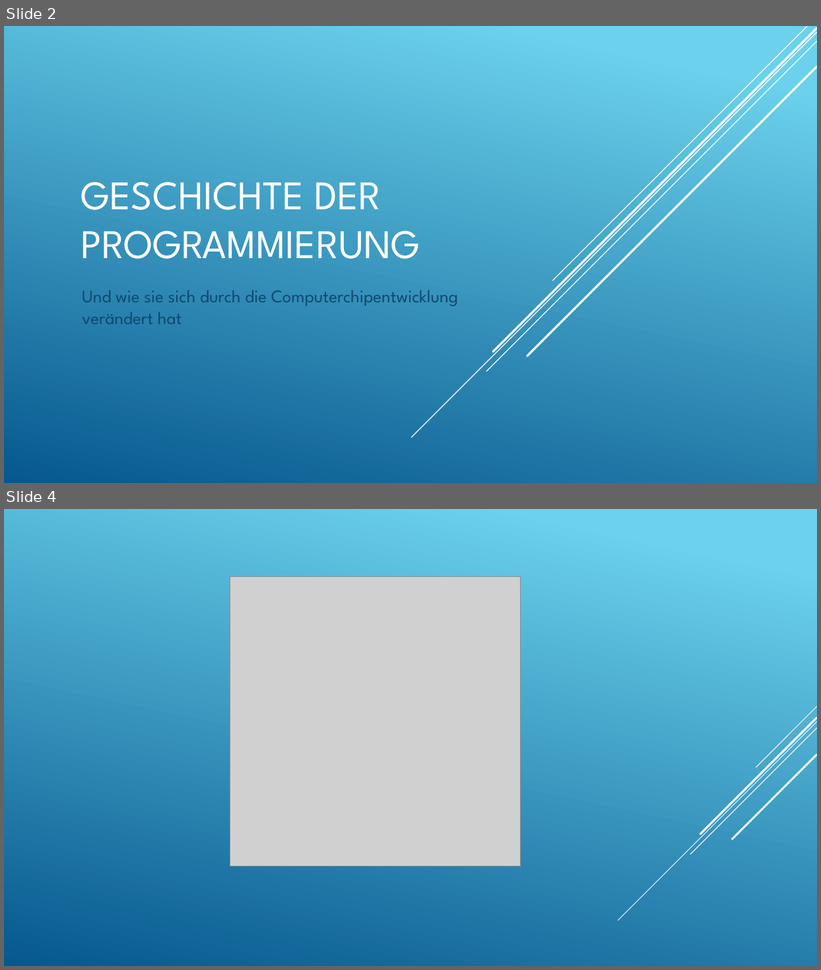
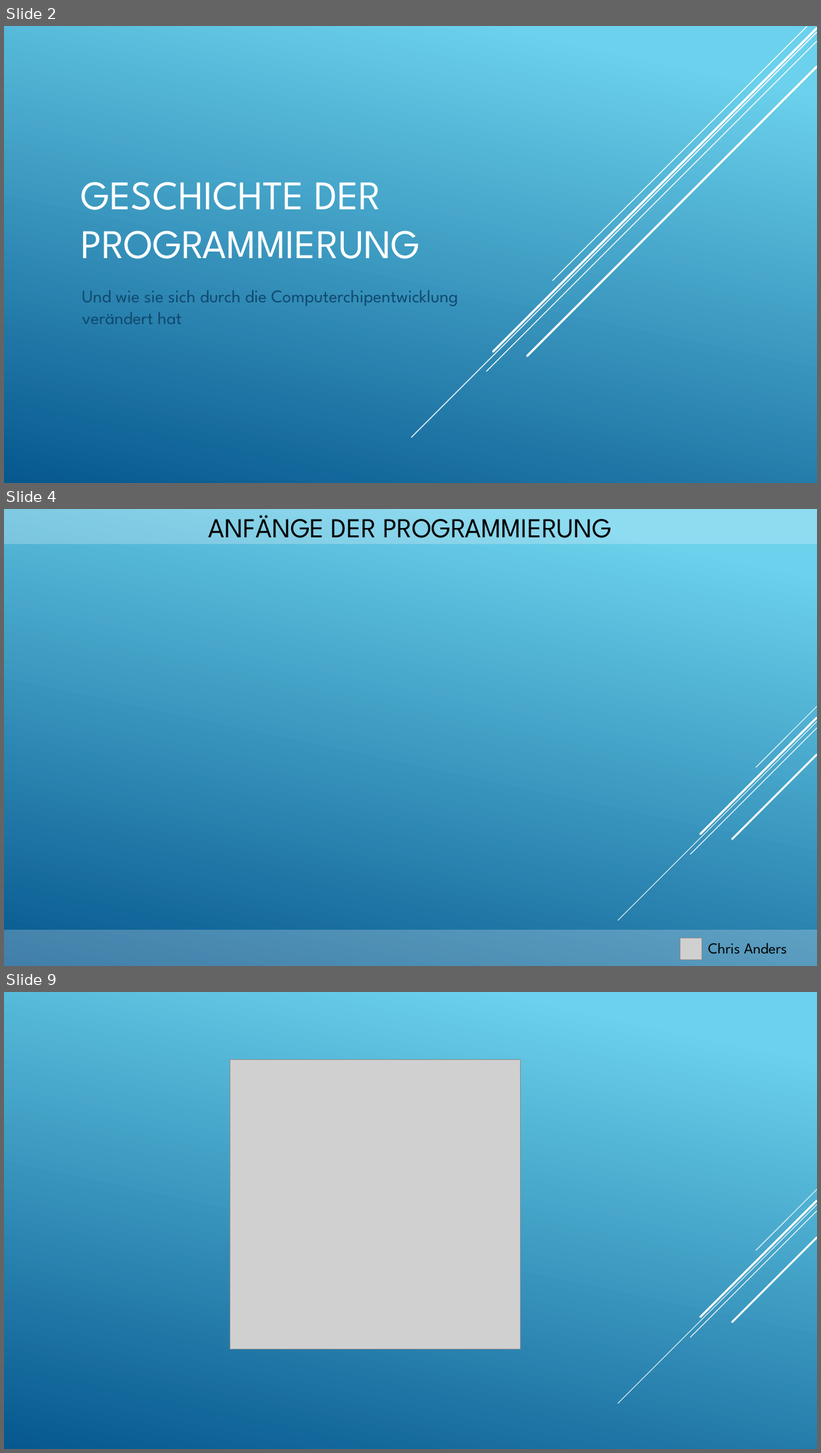
Before and after one commit to furesoft/MimaSim, a slide deck: Präsentation_Projektarbeit.pptx. Shown one above the other, each under a label of ours: slides 2 and 4 before the commit, slides 2, 4 and 9 after it; the slides between them are not shown. The pictures are 821x970 and 821x1453 pixels, drawn with LibreOffice and Linux fonts; fonts in the diff are those of the drawing; grey boxes stand for pictures. Boxes give left, top, right and bottom in pixels: in the first picture for what was removed or moved away, otherwise in the second. Text is boxed around its words. In the diff, an @@ line names an element or a change of style, - is before the commit and + after.

```diff
--- a/Präsentation_Projektarbeit.pptx
+++ b/Präsentation_Projektarbeit.pptx
@@ slide 4 added at bbox=[4, 509, 817, 966], background gradient #6ED2EB to #06588E; not listed: 5 template elements that a slide beside it also shows @@
@@ rectangle added at bbox=[4, 509, 817, 544], fill #FFFFFF at 24% opacity @@
@@ title added at bbox=[209, 515, 612, 546], 32.4 pt, text #000000 @@
+ANFÄNGE DER PROGRAMMIERUNG
@@ rectangle added at bbox=[4, 931, 817, 966], fill #FFFFFF at 24% opacity @@
@@ picture added at bbox=[680, 939, 702, 960] @@
@@ text added at bbox=[708, 943, 787, 955], 18 pt, text #000000 @@
+Chris Anders
@@ what was slide 4 is now slide 9 @@
```
Also in this commit, not shown: 2 slides changed, 4 other slides added.
